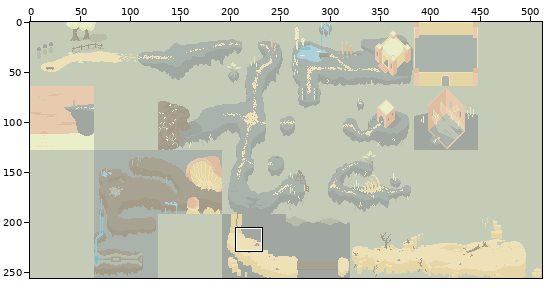
One commit to this sprite sheet: Low Rez Jam 2016.gmx/background/images/bkd_map.png. The first picture is a wide view before the edit; the outline marks the close-up.
Close-up. Earlier state:
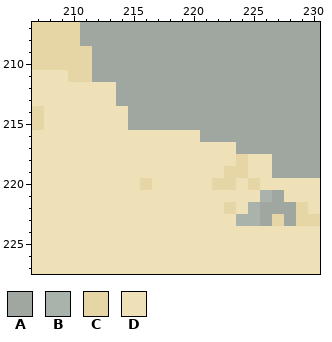
The file is 512x256 pixels. Colours within 5 levels of each other are drawn and written as one. Shown: x 207..230, y 207..227. The commit also changed other parts of the picture, which this record leaves out.
Palette (. is transparent): A #9fa7a0  B #aab3ab  C #e7d6a5  D #eee0b7
Pixels before, first column x 207:
207 CCCCAAAAAAAAAAAAAAAAAAAA
208 CCCCAAAAAAAAAAAAAAAAAAAA
209 CCCCCAAAAAAAAAAAAAAAAAAA
210 CCCCCAAAAAAAAAAAAAAAAAAA
211 DDDCCAAAAAAAAAAAAAAAAAAA
212 DDDDDDDAAAAAAAAAAAAAAAAA
213 DDDDDDDAAAAAAAAAAAAAAAAA
214 CDDDDDDDAAAAAAAAAAAAAAAA
215 CDDDDDDDAAAAAAAAAAAAAAAA
216 DDDDDDDDDDDDDDAAAAAAAAAA
217 DDDDDDDDDDDDDDDDDAAAAAAA
218 DDDDDDDDDDDDDDDDDCDDAAAA
219 DDDDDDDDDDDDDDDDCCDDAAAA
220 DDDDDDDDDCDDDDDCCDCDDDDD
221 DDDDDDDDDDDDDDDDDDDBADDD
222 DDDDDDDDDDDDDDDDCDBAAACD
223 DDDDDDDDDDDDDDDDDBBACACC
224 DDDDDDDDDDDDDDDDDDDDDDDD
225 DDDDDDDDDDDDDDDDDDDDDDDD
226 DDDDDDDDDDDDDDDDDDDDDDDD
227 DDDDDDDDDDDDDDDDDDDDDDDD
New version:
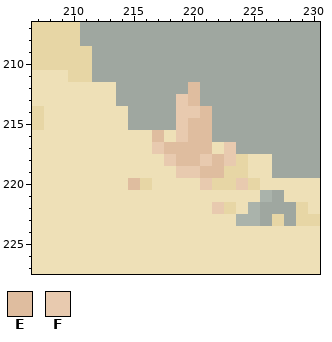
Colours new in this view: E #dfbd9f  F #e8caaf
What changed:
{"y":212,"x":220,"old":"A","new":"E"}
{"y":213,"x":219,"old":"AA","new":"FE"}
{"y":214,"x":219,"old":"AAA","new":"FFE"}
{"y":215,"x":219,"old":"AAA","new":"FEE"}
{"y":216,"x":217,"old":"D","new":"E"}
{"y":216,"x":219,"old":"DDA","new":"FEE"}
{"y":217,"x":217,"old":"DDDDD","new":"FEEEE"}
{"y":217,"x":223,"old":"D","new":"F"}
{"y":218,"x":218,"old":"DDDDDD","new":"FEEFEF"}
{"y":219,"x":219,"old":"DDDD","new":"FFEE"}
{"y":220,"x":215,"old":"D","new":"E"}
{"y":220,"x":221,"old":"D","new":"F"}
{"y":220,"x":224,"old":"D","new":"F"}
{"y":222,"x":222,"old":"D","new":"F"}
{"label":"changed","picture_box":[128,82,248,214]}
